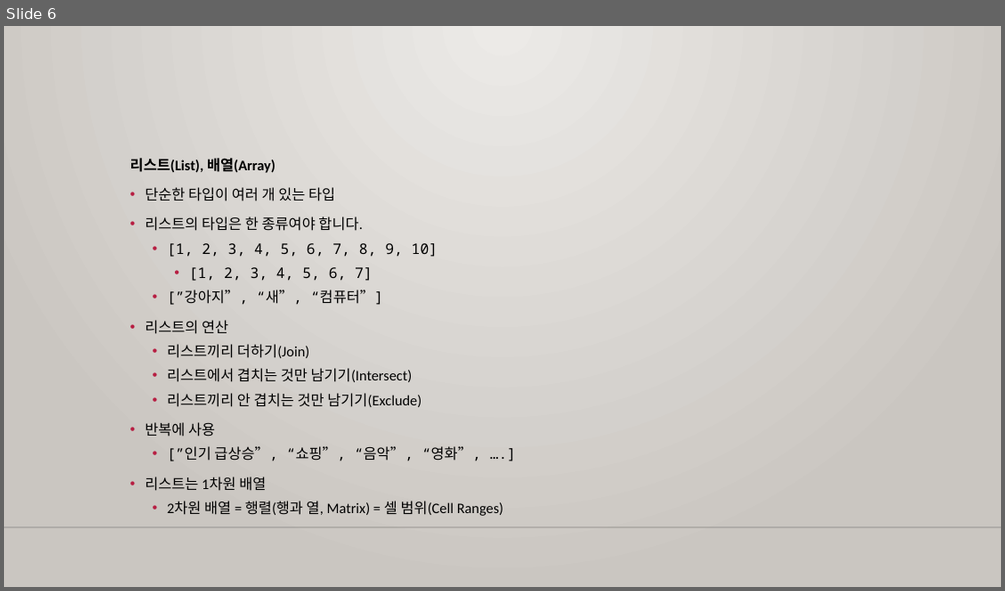
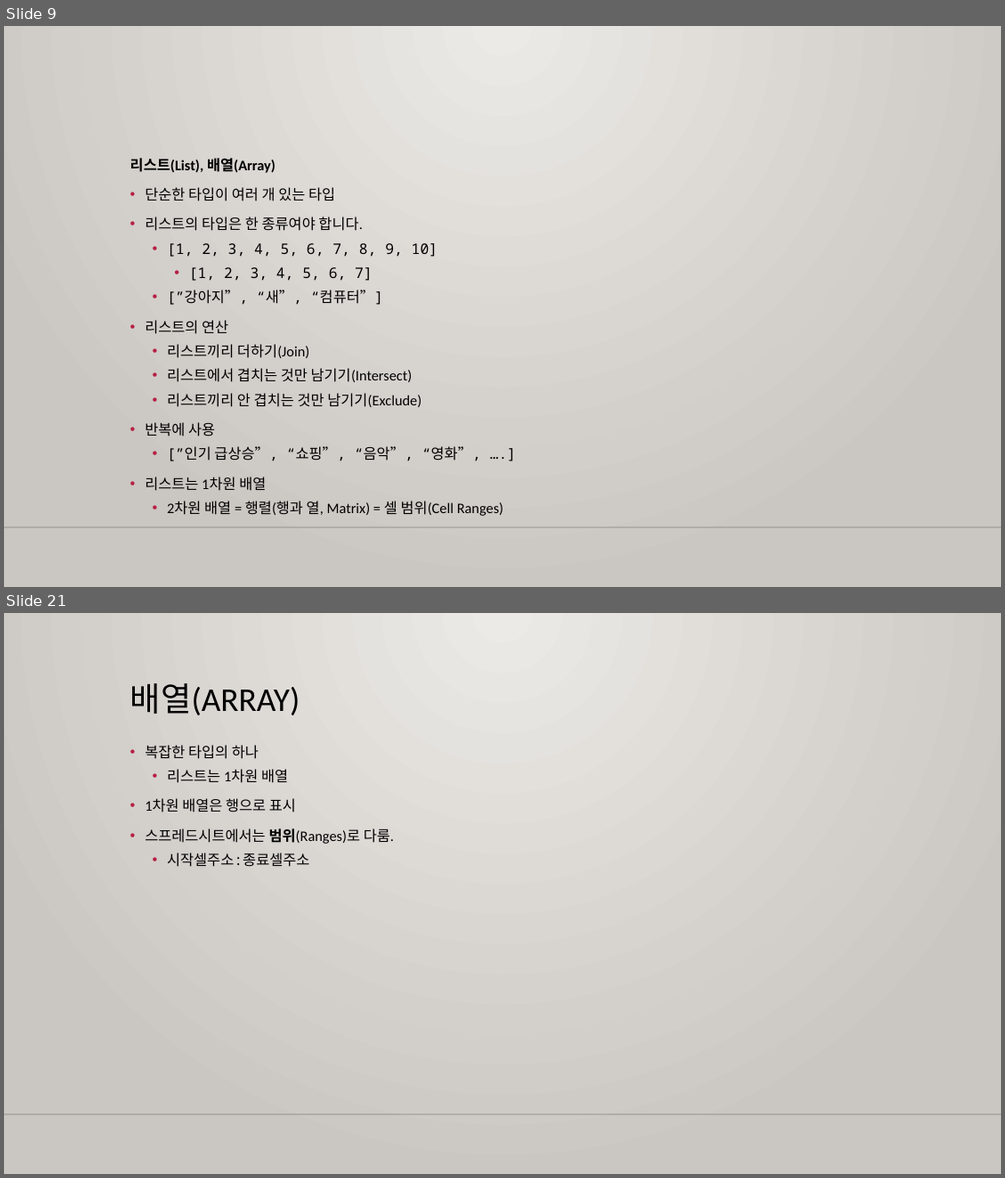
Before and after one commit to m00nlygreat/obsidian-vault, a slide deck: 노코드 엔지니어링/구글 시트로 데이터 관리하기.pptx. Shown one above the other, each under a label of ours: slide 6 before the commit, slides 9 and 21 after it; the slides between them are not shown. The pictures are 1005x591 and 1005x1178 pixels, drawn with LibreOffice and Linux fonts; fonts in the diff are those of the drawing; background and template pictures are left out. Boxes give left, top, right and bottom in pixels: in the first picture for what was removed or moved away, otherwise in the second. Text is boxed around its words. In the diff, an @@ line names an element or a change of style, - is before the commit and + after.

Commit message:
백업 완료: 2023-11-25 23:36:40
Affected files:
.obsidian/workspace.json
노코드 엔지니어링/구글 시트로 데이터 관리하기.md
노코드 엔지니어링/구글 시트로 데이터 관리하기.pptx

```diff
--- a/노코드 엔지니어링/구글 시트로 데이터 관리하기.pptx
+++ b/노코드 엔지니어링/구글 시트로 데이터 관리하기.pptx
@@ slide 21 added at [4,613,1001,1174], background gradient #ECEAE7 to #CAC7C1; not listed: 1 template element that a slide beside it also shows @@
@@ title added at [130,683,300,715], 32 pt, text #000000 @@
+배열(ARRAY)
@@ text added at [145,745,394,867], 14 pt, text #000000 @@
+• 복잡한 타입의 하나
+  • 리스트는 1차원 배열
+• 1차원 배열은 행으로 표시
+• 스프레드시트에서는 범위(Ranges)로 다룸.
+  • 시작셀주소:종료셀주소
@@ what was slide 6 is now slide 9 @@
```
Also in this commit, not shown: 3 slides changed, 15 other slides added, 2 other files.
